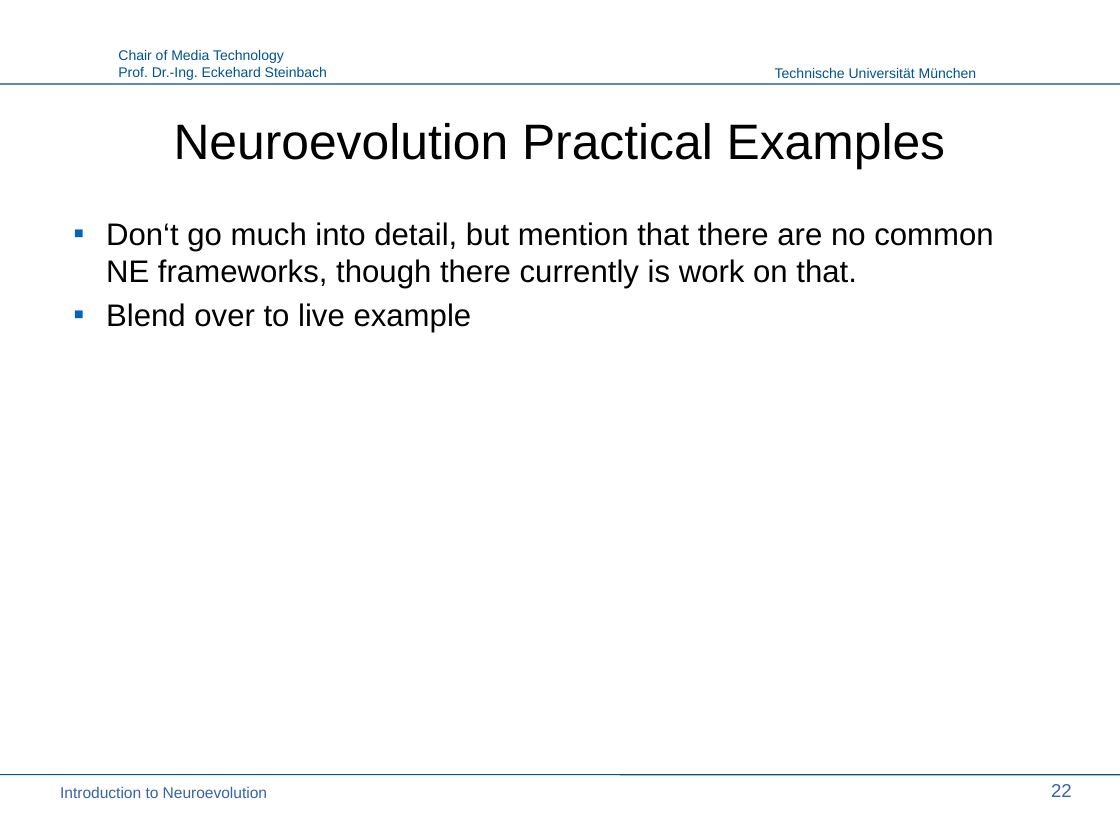
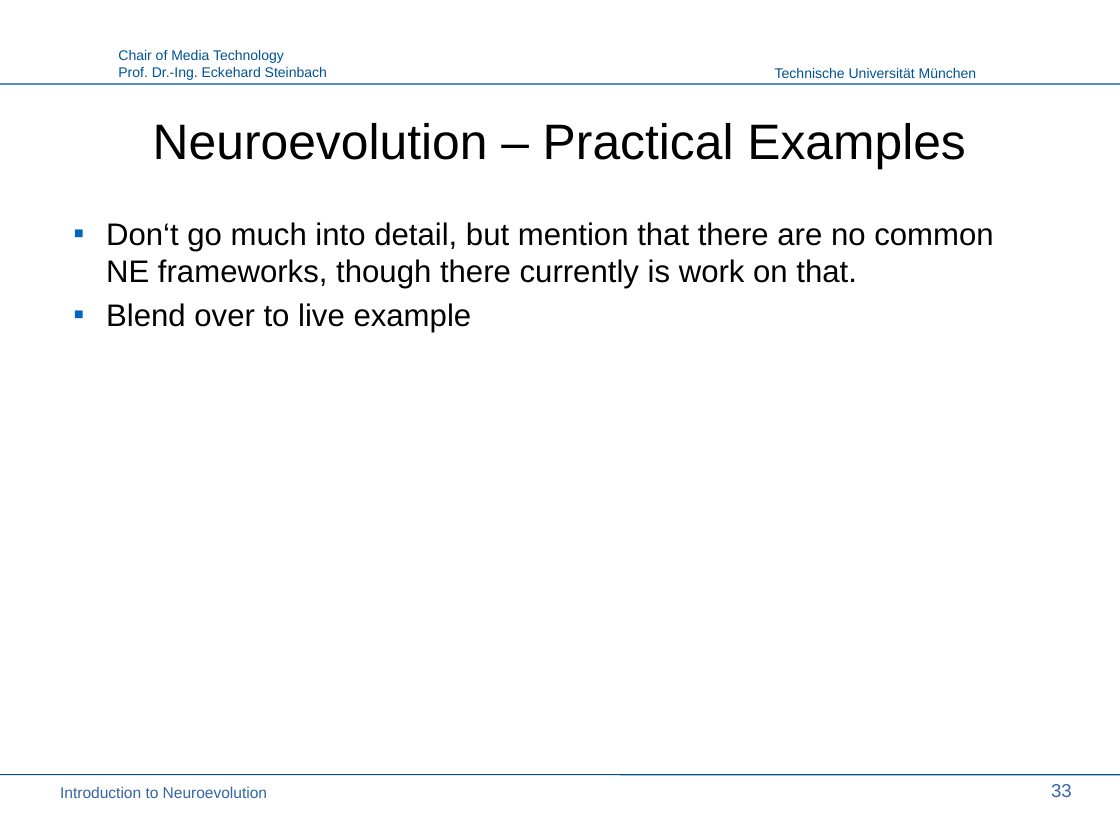
Before and after one commit to PaulPauls/Neuroevolution_of_Augmenting_Topologies_Paper, a slide deck: slide 33 of presentation/neuroevolution_presentation.odp (slide 22 before the commit). Drawn at 1120x840 pixels with LibreOffice and Linux fonts; fonts in the diff are those of the drawing; background and template pictures are left out. Boxes give left, top, right and bottom in pixels: in the first picture for what was removed or moved away, otherwise in the second. Text is boxed around its words. In the diff, an @@ line names an element or a change of style, - is before the commit and + after.

```diff
--- a/presentation/neuroevolution_presentation.odp
+++ b/presentation/neuroevolution_presentation.odp
@@ title at [153, 123, 966, 169]: text changed @@
-Neuroevolution Practical Examples
+Neuroevolution – Practical Examples
@@ page number at [1051, 784, 1072, 797]: text changed @@
-22
+33
```
Also in this commit, not shown: 15 other slides changed, 11 slides added.
